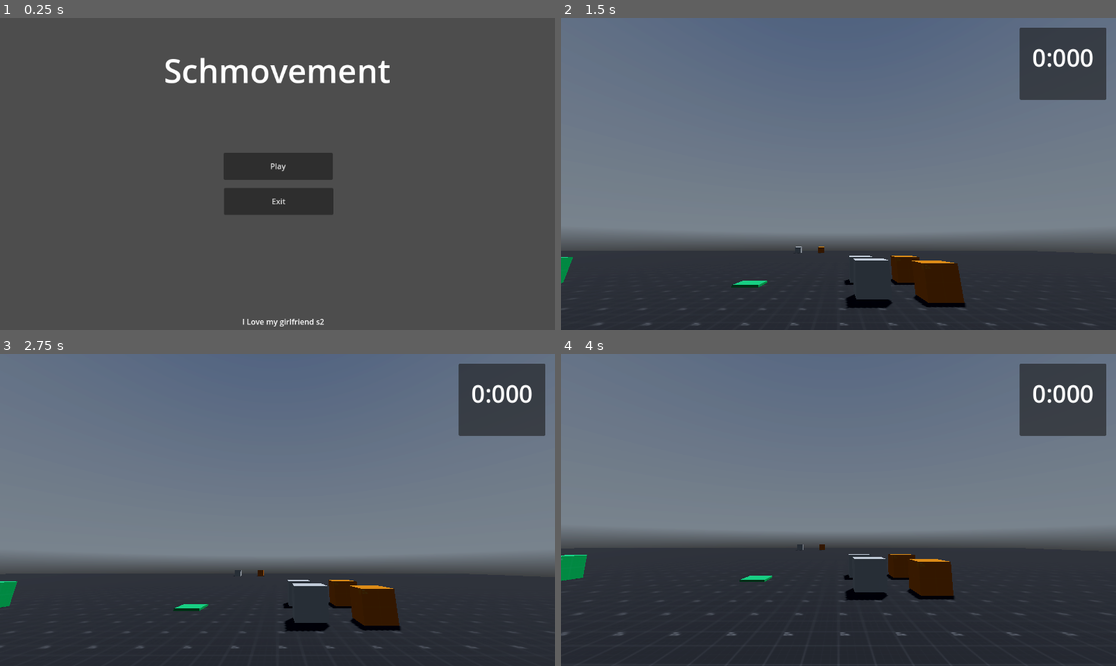
Above: before the commit, frames 1-4 (two rows, left to right).
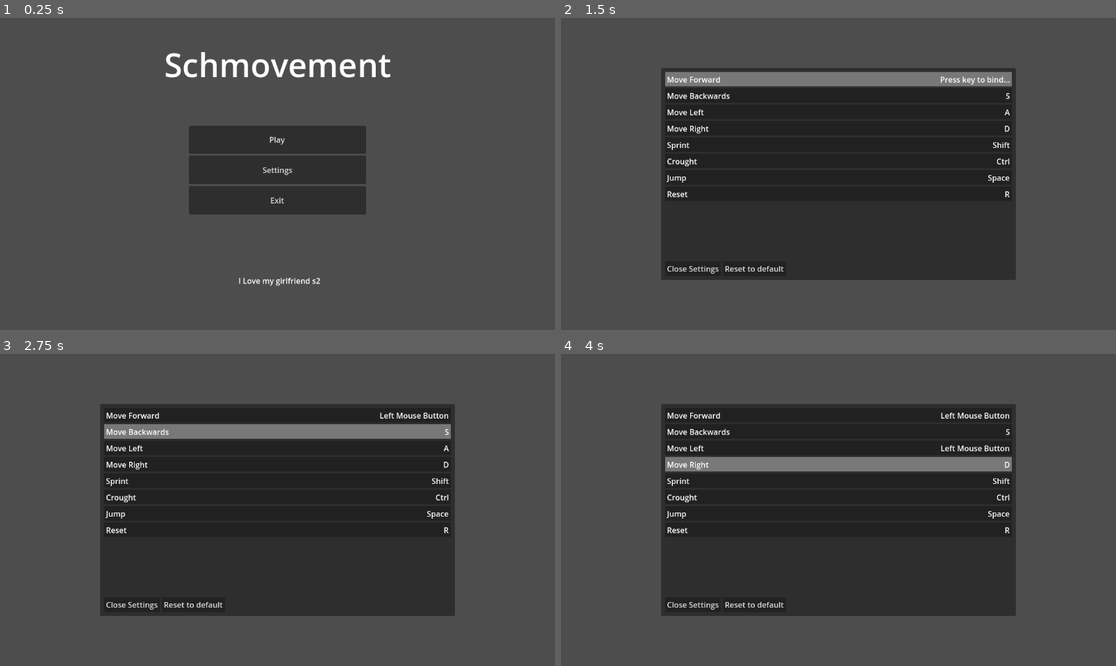
Above: after the commit, the same moments.

Repository: BreadDemon/Schmovement
Game: Godot game, scene res://nodes/menus/game_menu.tscn
Same seed, same stepped clock (60 frames per second), same inputs: the game is played once before the commit and once after it. A sky picture missing from this copy of the repository is replaced by a grey-blue gradient.
Inputs (mouse positions are in pixels of both pictures, inside the frame that each line leads up to):
- Up to frame 1 (0.25 s): no input
- Up to frame 2 (1.5 s): click (838, 170) at 0.5 s, where only the run after the commit has a clickable "Settings"; click (838, 80) at 1.27 s
- Up to frame 3 (2.75 s): click (277, 432) at 2.02 s
- Up to frame 4 (4 s): click (838, 447) at 2.77 s; click (838, 463) at 3.52 s

The runs differ from the first frame. In frame 1, 7.5% of the frame differs, in the area x 29-71%, y 10-99%; in frame 2, 89%, in the area x 0-100%, y 0-100%; in frame 3, 85%; in frame 4, 80%.

Commit message:
added hotkey swap settings menu

Diff:
--- a/src/nodes/levels/playground.tscn
+++ b/src/nodes/levels/playground.tscn
@@ -190,6 +190,7 @@
 
 [node name="Area3D" parent="." instance=ExtResource("8_1k5wg")]
 transform = Transform3D(1, 0, 0, 0, 1, 0, 0, 0, 1, -3.48541, 0.500001, -9.0149)
+power = 25
 
 [node name="LoadingZone" parent="." instance=ExtResource("9_xsjr0")]
 transform = Transform3D(1, 0, 0, 0, 1, 0, 0, 0, 1, -16.0163, 0.980288, -3.9824)
--- a/src/nodes/menus/game_menu.tscn
+++ b/src/nodes/menus/game_menu.tscn
@@ -1,20 +1,6 @@
-[gd_scene load_steps=3 format=3 uid="uid://rkwqb85fyt33"]
+[gd_scene load_steps=2 format=3 uid="uid://rkwqb85fyt33"]
 
 [ext_resource type="Script" path="res://scripts/Control.gd" id="1_d72yk"]
-
-[sub_resource type="GDScript" id="GDScript_nu2g8"]
-script/source = "extends Button
-
-
-# Called when the node enters the scene tree for the first time.
-func _ready():
-	pass # Replace with function body.
-
-
-# Called every frame. 'delta' is the elapsed time since the previous frame.
-func _process(delta):
-	pass
-"
 
 [node name="GameMenu" type="Control"]
 layout_mode = 3
@@ -26,42 +12,73 @@
 script = ExtResource("1_d72yk")
 
 [node name="Title" type="Label" parent="."]
-layout_mode = 0
-offset_right = 1151.0
-offset_bottom = 218.0
+layout_mode = 1
+anchors_preset = 5
+anchor_left = 0.5
+anchor_right = 0.5
+offset_left = -235.0
+offset_top = 50.0
+offset_right = 235.0
+offset_bottom = 143.0
+grow_horizontal = 2
 theme_override_font_sizes/font_size = 68
 text = "Schmovement"
 horizontal_alignment = 1
 vertical_alignment = 1
 
-[node name="Play" type="Button" parent="."]
+[node name="Label" type="Label" parent="."]
 layout_mode = 1
-anchors_preset = -1
-anchor_right = 0.007
-anchor_bottom = 0.037
-offset_left = 464.0
-offset_top = 280.0
-offset_right = 682.936
-offset_bottom = 312.024
-text = "Play"
-script = SubResource("GDScript_nu2g8")
-
-[node name="Exit" type="Button" parent="."]
-layout_mode = 1
-anchors_preset = -1
-anchor_right = 0.007
-anchor_bottom = 0.037
-offset_left = 465.0
-offset_top = 353.0
-offset_right = 683.936
-offset_bottom = 385.024
-text = "Exit"
-
-[node name="Label" type="Label" parent="."]
-layout_mode = 0
-offset_left = 503.0
-offset_top = 619.0
-offset_right = 673.0
-offset_bottom = 642.0
+anchors_preset = 7
+anchor_left = 0.5
+anchor_top = 1.0
+anchor_right = 0.5
+anchor_bottom = 1.0
+offset_left = -81.0
+offset_top = -114.0
+offset_right = 89.0
+offset_bottom = -91.0
+grow_horizontal = 2
+grow_vertical = 0
 text = "I Love my girlfriend s2
 "
+horizontal_alignment = 1
+
+[node name="CenterContainer" type="CenterContainer" parent="."]
+layout_mode = 1
+anchors_preset = 8
+anchor_left = 0.5
+anchor_top = 0.5
+anchor_right = 0.5
+anchor_bottom = 0.5
+offset_left = -256.0
+offset_top = -128.0
+offset_right = 256.0
+offset_bottom = 128.0
+grow_horizontal = 2
+grow_vertical = 2
+
+[node name="MarginContainer" type="MarginContainer" parent="CenterContainer"]
+custom_minimum_size = Vector2(400, 200)
+layout_mode = 2
+theme_override_constants/margin_left = 16
+theme_override_constants/margin_right = 16
+theme_override_constants/margin_bottom = 16
+
+[node name="VBoxContainer" type="VBoxContainer" parent="CenterContainer/MarginContainer"]
+layout_mode = 2
+
+[node name="Play" type="Button" parent="CenterContainer/MarginContainer/VBoxContainer"]
+layout_mode = 2
+size_flags_vertical = 3
+text = "Play"
+expand_icon = true
+
+[node name="SettingButton" type="Button" parent="CenterContainer/MarginContainer/VBoxContainer"]
+layout_mode = 2
+size_flags_vertical = 3
+text = "Settings"
+
+[node name="Exit" type="Button" parent="CenterContainer/MarginContainer/VBoxContainer"]
+layout_mode = 2
+size_flags_vertical = 3
+text = "Exit"
--- /dev/null
+++ b/src/nodes/menus/input_button.tscn
@@ -0,0 +1,49 @@
+[gd_scene load_steps=3 format=3 uid="uid://b68cpofe26anw"]
+
+[sub_resource type="StyleBoxFlat" id="StyleBoxFlat_kj5gl"]
+bg_color = Color(0, 0, 0, 0.270588)
+
+[sub_resource type="StyleBoxFlat" id="StyleBoxFlat_hka0o"]
+bg_color = Color(1, 1, 1, 0.356863)
+
+[node name="InputButton" type="Button"]
+custom_minimum_size = Vector2(0, 30)
+anchors_preset = 10
+anchor_right = 1.0
+grow_horizontal = 2
+focus_mode = 0
+theme_override_styles/normal = SubResource("StyleBoxFlat_kj5gl")
+theme_override_styles/hover = SubResource("StyleBoxFlat_hka0o")
+theme_override_styles/pressed = SubResource("StyleBoxFlat_hka0o")
+
+[node name="MarginContainer" type="MarginContainer" parent="."]
+layout_mode = 1
+anchors_preset = 15
+anchor_right = 1.0
+anchor_bottom = 1.0
+grow_horizontal = 2
+grow_vertical = 2
+theme_override_constants/margin_left = 4
+theme_override_constants/margin_top = 4
+theme_override_constants/margin_right = 4
+theme_override_constants/margin_bottom = 4
+
+[node name="HBoxContainer" type="HBoxContainer" parent="MarginContainer"]
+layout_mode = 2
+
+[node name="LabelAction" type="Label" parent="MarginContainer/HBoxContainer"]
+layout_mode = 2
+mouse_filter = 1
+text = "ActionName:
+"
+
+[node name="Spacer" type="Control" parent="MarginContainer/HBoxContainer"]
+layout_mode = 2
+size_flags_horizontal = 3
+mouse_filter = 1
+mouse_force_pass_scroll_events = false
+
+[node name="LabelInput" type="Label" parent="MarginContainer/HBoxContainer"]
+layout_mode = 2
+mouse_filter = 1
+text = "INPUT KEY"
--- /dev/null
+++ b/src/nodes/menus/input_settings.tscn
@@ -0,0 +1,64 @@
+[gd_scene load_steps=3 format=3 uid="uid://cp8xo27u1vt3l"]
+
+[ext_resource type="PackedScene" uid="uid://b68cpofe26anw" path="res://nodes/menus/input_button.tscn" id="1_bm2wr"]
+[ext_resource type="Script" path="res://scripts/input_settings.gd" id="1_o3j5m"]
+
+[node name="InputSettings" type="Control"]
+layout_mode = 3
+anchors_preset = 15
+anchor_right = 1.0
+anchor_bottom = 1.0
+grow_horizontal = 2
+grow_vertical = 2
+script = ExtResource("1_o3j5m")
+
+[node name="PanelContainer" type="PanelContainer" parent="."]
+layout_mode = 1
+anchors_preset = 8
+anchor_left = 0.5
+anchor_top = 0.5
+anchor_right = 0.5
+anchor_bottom = 0.5
+offset_left = -368.0
+offset_top = -220.0
+offset_right = 368.0
+offset_bottom = 220.0
+grow_horizontal = 2
+grow_vertical = 2
+
+[node name="MarginContainer" type="MarginContainer" parent="PanelContainer"]
+layout_mode = 2
+theme_override_constants/margin_left = 8
+theme_override_constants/margin_top = 8
+theme_override_constants/margin_right = 8
+theme_override_constants/margin_bottom = 8
+
+[node name="VBoxContainer" type="VBoxContainer" parent="PanelContainer/MarginContainer"]
+layout_mode = 2
+
+[node name="ScrollContainer" type="ScrollContainer" parent="PanelContainer/MarginContainer/VBoxContainer"]
+layout_mode = 2
+size_flags_vertical = 3
+
+[node name="ActionList" type="VBoxContainer" parent="PanelContainer/MarginContainer/VBoxContainer/ScrollContainer"]
+layout_mode = 2
+size_flags_horizontal = 3
+
+[node name="InputButton" parent="PanelContainer/MarginContainer/VBoxContainer/ScrollContainer/ActionList" instance=ExtResource("1_bm2wr")]
+layout_mode = 2
+
+[node name="HBoxContainer" type="HBoxContainer" parent="PanelContainer/MarginContainer/VBoxContainer"]
+layout_mode = 2
+
+[node name="BackButton" type="Button" parent="PanelContainer/MarginContainer/VBoxContainer/HBoxContainer"]
+layout_mode = 2
+text = "Close Settings"
+
+[node name="ResetButton" type="Button" parent="PanelContainer/MarginContainer/VBoxContainer/HBoxContainer"]
+layout_mode = 2
+size_flags_horizontal = 8
+focus_mode = 0
+text = "Reset to default"
+
+[connection signal="pressed" from="PanelContainer/MarginContainer/VBoxContainer/HBoxContainer/BackButton" to="." method="_on_back_button_pressed"]
+[connection signal="pressed" from="PanelContainer/MarginContainer/VBoxContainer/HBoxContainer/ResetButton" to="." method="_on_reset_button_pressed"]
--- a/src/scripts/Control.gd
+++ b/src/scripts/Control.gd
@@ -1,15 +1,22 @@
 extends Control
 
+@onready var Play = $CenterContainer/MarginContainer/VBoxContainer/Play
+@onready var Settings = $CenterContainer/MarginContainer/VBoxContainer/SettingButton
+@onready var Exit = $CenterContainer/MarginContainer/VBoxContainer/Exit
+
 func _ready():
-	var Play = $Play
 	Play.button_down.connect(_on_PlayButton_pressed)
-	var Exit = $Exit
+	Settings.button_down.connect(_on_SettingsButton_pressed)
 	Exit.button_down.connect(_on_ExitButton_pressed)
 
 func _on_PlayButton_pressed():
 	# Transition to the game scene
 	get_tree().change_scene_to_file("res://nodes/levels/playground.tscn")
 
+func _on_SettingsButton_pressed():
+	# Quit the game
+	get_tree().change_scene_to_file("res://nodes/menus/input_settings.tscn")
+
 func _on_ExitButton_pressed():
 	# Quit the game
 	get_tree().quit()
--- /dev/null
+++ b/src/scripts/input_settings.gd
@@ -0,0 +1,80 @@
+extends Control
+
+@onready var input_button_scene = preload('res://nodes/menus/input_button.tscn')
+@onready var action_list = $PanelContainer/MarginContainer/VBoxContainer/ScrollContainer/ActionList
+
+var is_remapping = false
+var action_to_remap = null
+var remapping_button = null
+
+var input_actions = {
+	"forward": "Move Forward",
+	"back": "Move Backwards",
+	"left": "Move Left",
+	"right": "Move Right",
+	"Sprint": "Sprint",
+	"Crouch": "Crought",
+	"Jump": "Jump",
+	"Reset": "Reset"
+}
+
+func _ready():
+	_create_action_list()
+
+func _create_action_list():
+	InputMap.load_from_project_settings()
+	for item in action_list.get_children():
+		item.queue_free()
+
+	for action in input_actions:
+		var button = input_button_scene.instantiate()
+		var action_label = button.find_child("LabelAction")
+		var input_label = button.find_child("LabelInput")
+
+		action_label.text = input_actions[action]
+
+		var events = InputMap.action_get_events(action)
+		if events.size() > 0:
+			input_label.text = events[0].as_text().trim_suffix(" (Physical)")
+		else:
+			input_label.text = ""
+
+		action_list.add_child(button)
+
+		button.pressed.connect(_on_input_button_pressed.bind(button, action))
+
+
+
+func _on_input_button_pressed(button, action):
+	if !is_remapping:
+		is_remapping = true
+		action_to_remap = action
+		remapping_button = button
+		button.find_child("LabelInput").text = "Press key to bind..."
+
+
+func _input(event):
+	if is_remapping:
+		if (event is InputEventKey || (event is InputEventMouseButton && event.pressed)):
+			if event is InputEventMouseButton && event.double_click:
+				event.double_click = false
+
+			InputMap.action_erase_events(action_to_remap)
+			InputMap.action_add_event(action_to_remap, event)
+			_update_action_list(remapping_button, event)
+
+			is_remapping = false
+			action_to_remap = null
+			remapping_button = null
+
+			accept_event()
+
+func _update_action_list(button, event):
+	button.find_child("LabelInput").text = event.as_text().trim_suffix(" (Physical)")
+
+func _on_reset_button_pressed():
+	_create_action_list()
+
+
+func _on_back_button_pressed():
+	get_tree().change_scene_to_file("res://nodes/menus/game_menu.tscn")
